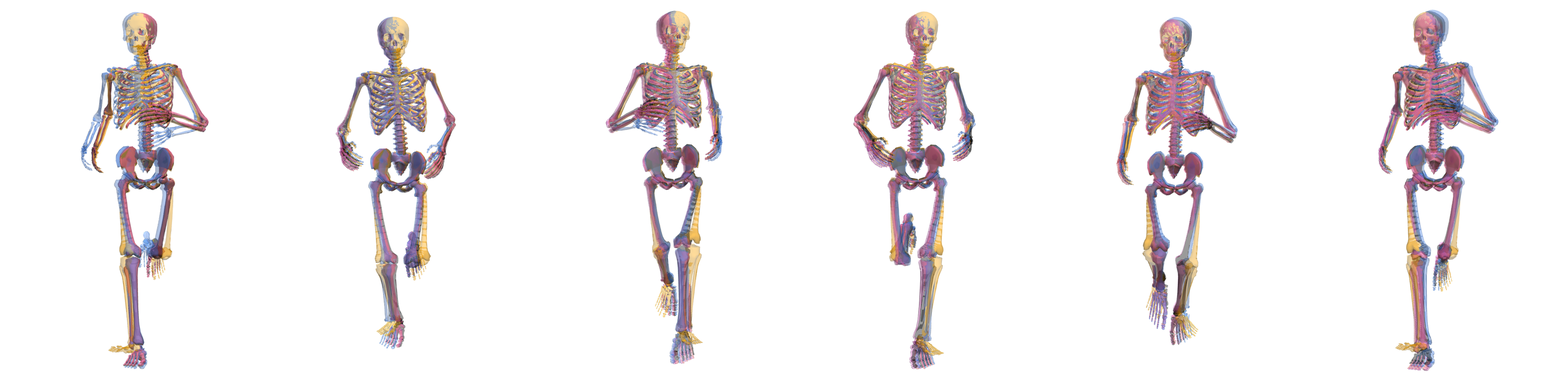
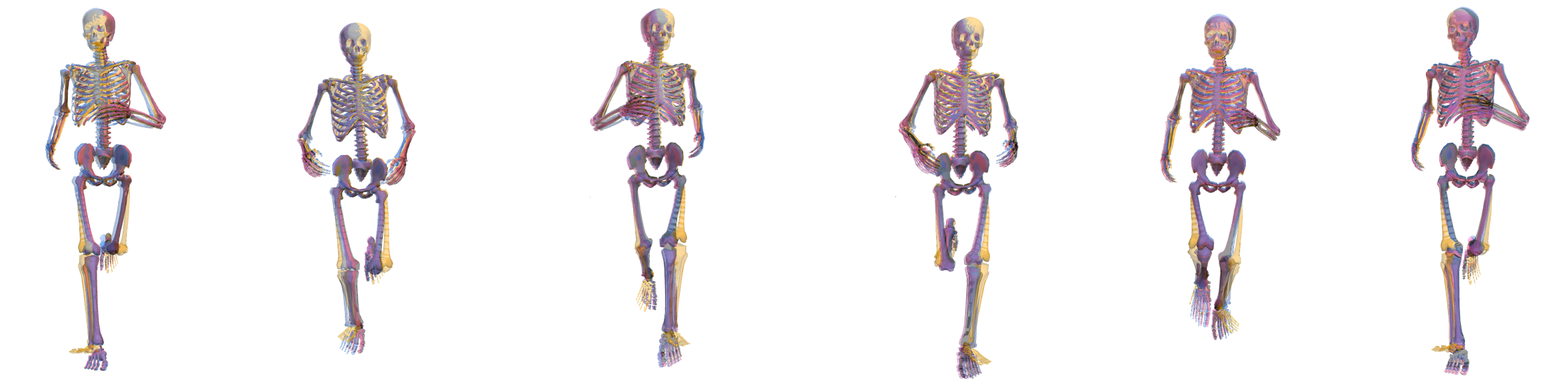
Two versions of the same layered image (1568x380). Layer-by-layer changes:
renamed "Layer 17" to "Layer 24", painted on it over left=1378, top=6, right=1531, bottom=376
renamed "Layer 16" to "Layer 23", painted on it over left=1116, top=13, right=1282, bottom=346
renamed "Layer 15" to "Layer 22", painted on it over left=852, top=11, right=1020, bottom=380
renamed "Layer 14" to "Layer 21", painted on it over left=590, top=8, right=724, bottom=368
renamed "Layer 13" to "Layer 20", painted on it over left=296, top=16, right=457, bottom=356
renamed "Layer 12" to "Layer 19", painted on it over left=44, top=7, right=209, bottom=371
